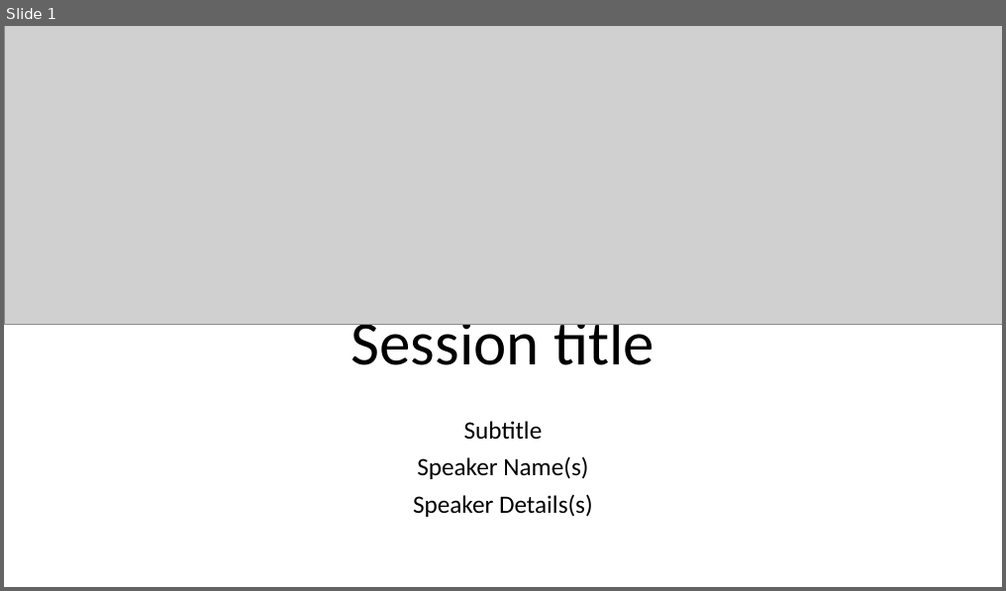
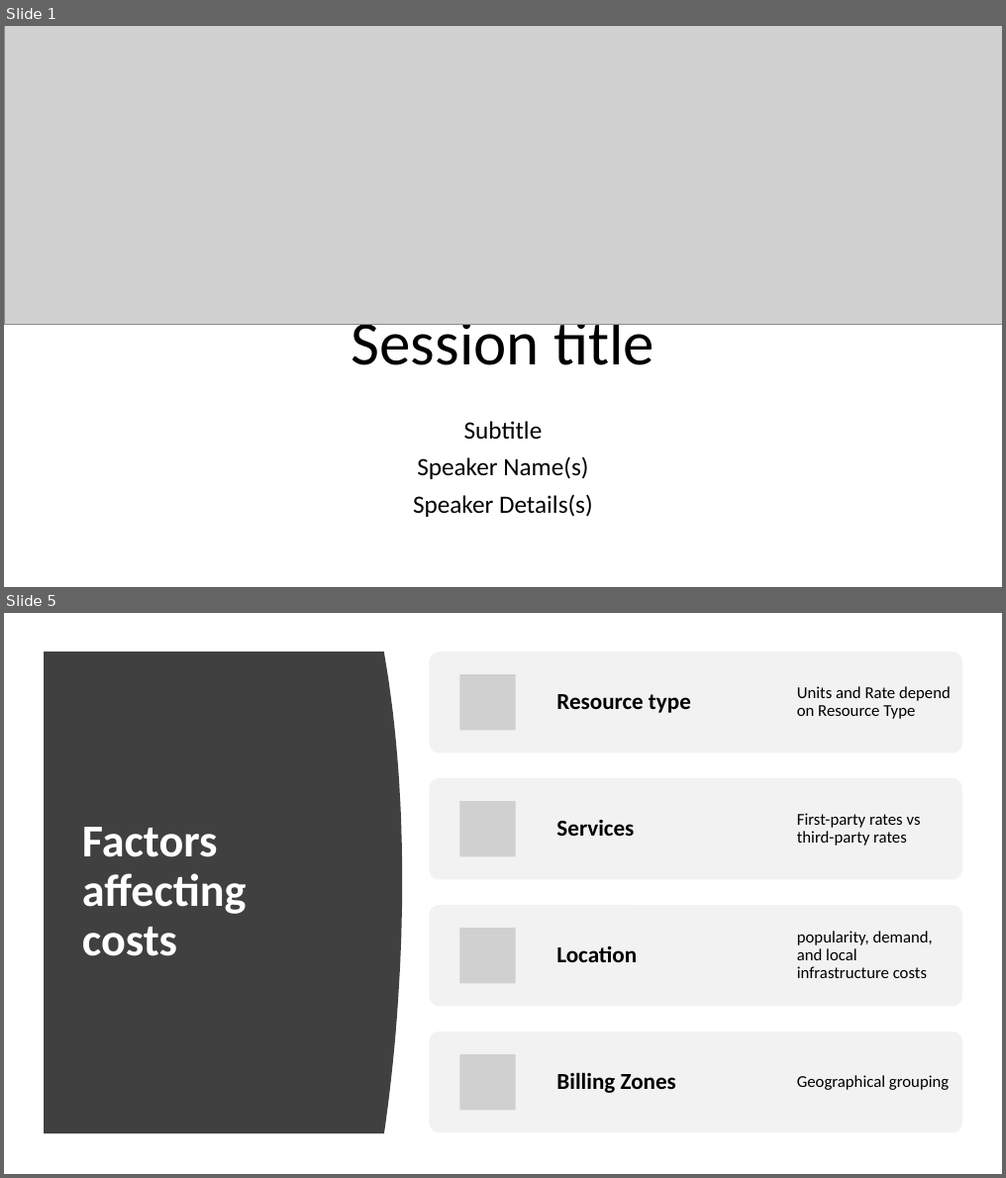
Before and after one commit to warrendt/cloudfridays, a slide deck: content/Azure Fundamentals/3. Understand security privacy compliance and trust/Cost Management.pptx. Shown one above the other, each under a label of ours: slide 1 before the commit, slides 1 and 5 after it; the slides between them are not shown. The pictures are 1006x591 and 1006x1178 pixels, drawn with LibreOffice and Linux fonts; fonts in the diff are those of the drawing; grey boxes stand for pictures; background and template pictures are left out. Boxes give left, top, right and bottom in pixels: in the first picture for what was removed or moved away, otherwise in the second. Text is boxed around its words. In the diff, an @@ line names an element or a change of style, - is before the commit and + after.

```diff
--- a/content/Azure Fundamentals/3. Understand security privacy compliance and trust/Cost Management.pptx
+++ b/content/Azure Fundamentals/3. Understand security privacy compliance and trust/Cost Management.pptx
@@ slide 5 added at box(4, 613, 1002, 1174), background #FFFFFF @@
@@ freeform shape added at box(44, 652, 402, 1134), fill #404040 @@
@@ title added at box(82, 827, 247, 957), 44 pt, text #FFFFFF, bold @@
+Factors affecting costs
@@ group added at box(430, 652, 962, 1133): 8 texts, 4 rounded rectangles, 4 pictures @@
+Resource type
+Units and Rate depend on Resource Type
+Services
+First-party rates vs third-party rates
+Location
+popularity, demand, and local infrastructure costs
+Billing Zones
+Geographical grouping
```
Also in this commit, not shown: 5 other slides added, 1 slide removed.
